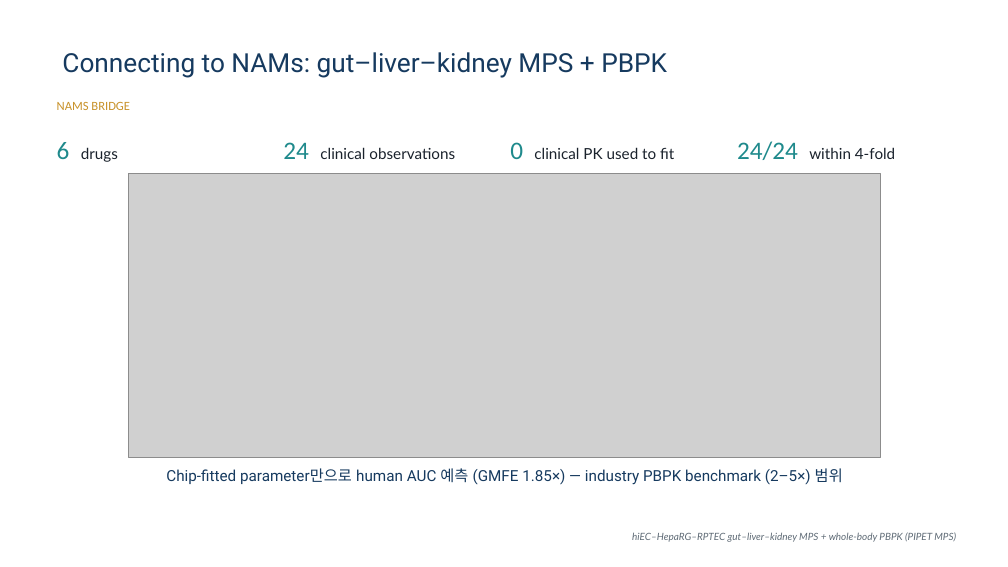
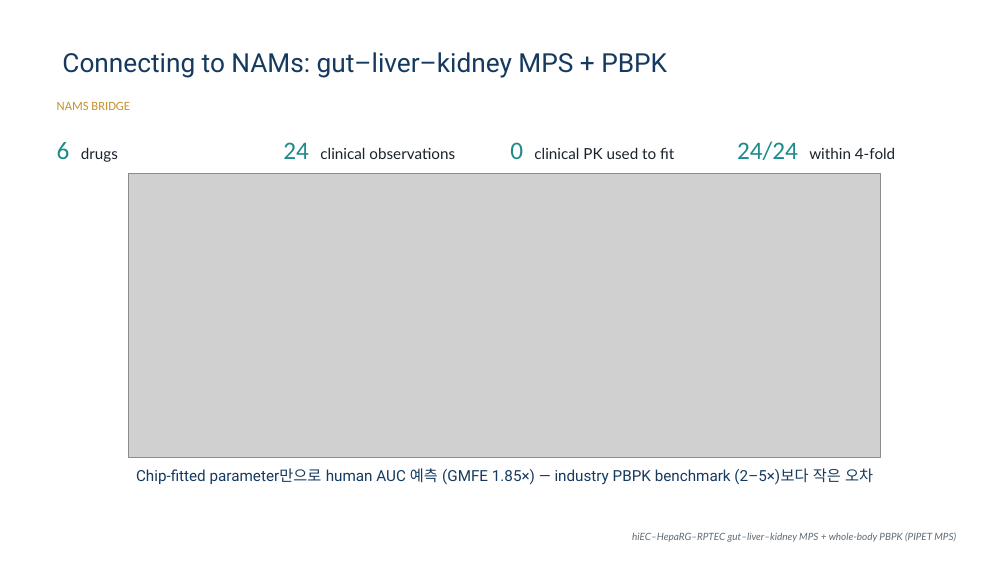
Before and after one commit to pipetcpt/qsp, a slide deck: slide 40 of presentation/2026-tox.pptx. Drawn at 1008x567 pixels with LibreOffice and Linux fonts; fonts in the diff are those of the drawing; grey boxes stand for pictures; background and template pictures are left out. Boxes give left, top, right and bottom in pixels: in the first picture for what was removed or moved away, otherwise in the second. Text is boxed around its words. In the diff, an @@ line names an element or a change of style, - is before the commit and + after.

```diff
--- a/presentation/2026-tox.pptx
+++ b/presentation/2026-tox.pptx
@@ text at <box>136,468,873,485</box>: text changed @@
-Chip-fitted parameter만으로 human AUC 예측 (GMFE 1.85×) — industry PBPK benchmark (2–5×) 범위
+Chip-fitted parameter만으로 human AUC 예측 (GMFE 1.85×) — industry PBPK benchmark (2–5×)보다 작은 오차
```
Also in this commit, not shown: 1 other file.
